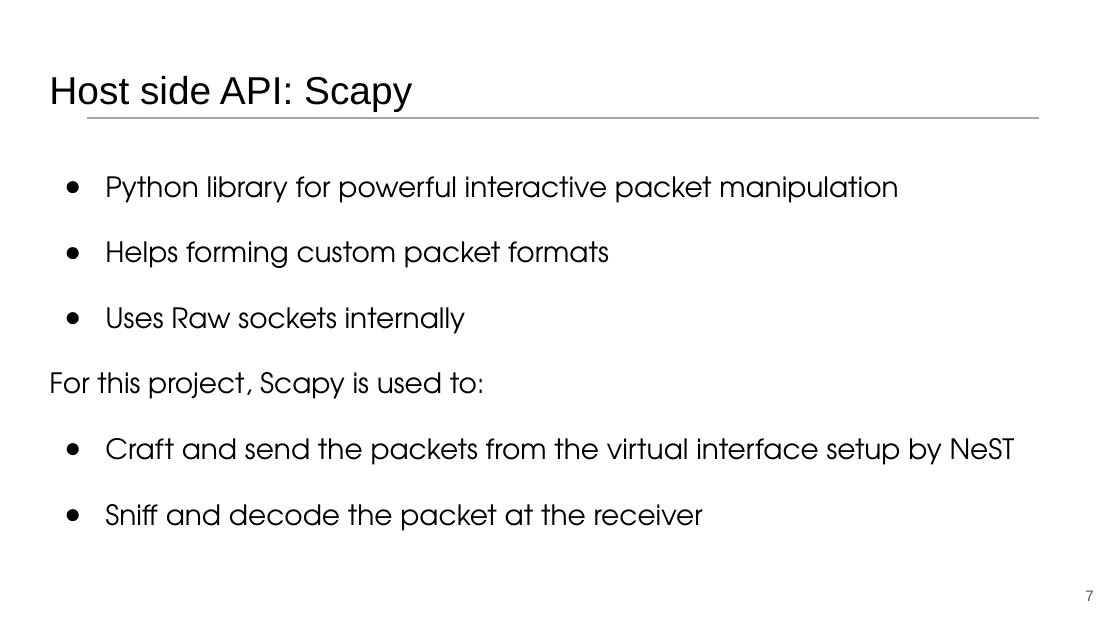
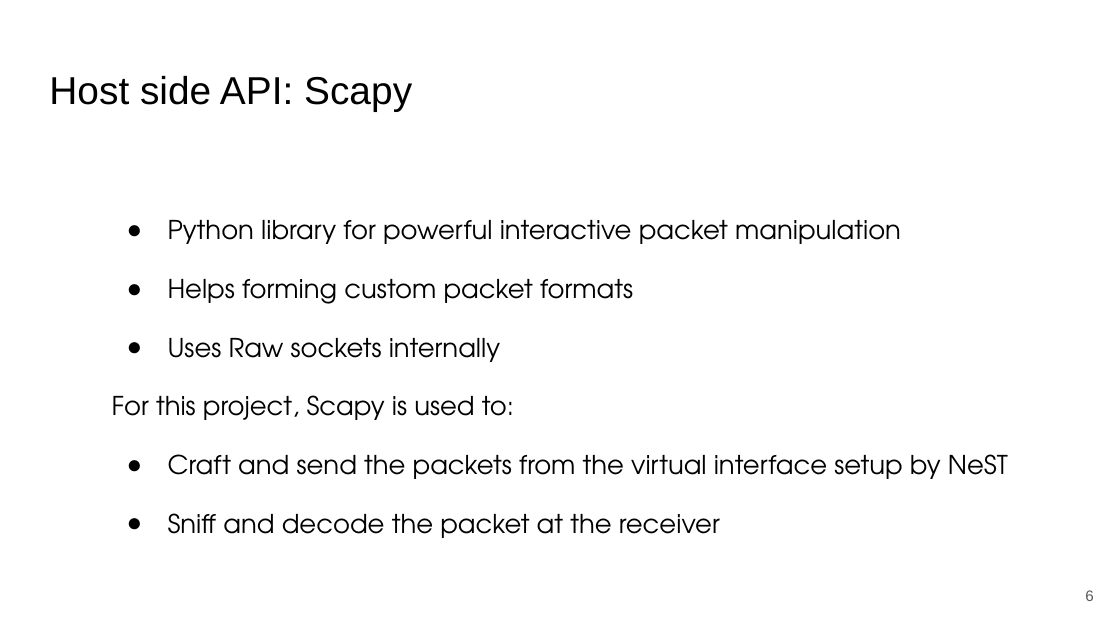
Before and after one commit to network2030/NewIP-Linux, a slide deck: slide 6 of docs/New IP Tutorial --Part-3.pptx (slide 7 before the commit). Drawn at 1120x630 pixels with LibreOffice and Linux fonts; fonts in the diff are those of the drawing. Boxes give left, top, right and bottom in pixels: in the first picture for what was removed or moved away, otherwise in the second. Text is boxed around its words. In the diff, an @@ line names an element or a change of style, - is before the commit and + after.

```diff
--- a/docs/New IP Tutorial --Part-3.pptx
+++ b/docs/New IP Tutorial --Part-3.pptx
@@ line removed from (87, 118) to (1040, 118) @@
@@ text "Python library for powerful interactive ...": place and size @@
-text "Python library for powerful interactive ..." at (49, 176, 1015, 531)
+text "Python library for powerful interactive ..." at (112, 220, 1008, 538)
@@ text "Python library for powerful interactive ..." at (112, 220, 1008, 538): size 24 to 22.2 pt; line spacing 1.5 to 1.4 @@
@@ page number at (1085, 590, 1093, 601): text changed @@
-7
+6
```
Also in this commit, not shown: 16 other slides changed, 1 slide added, 1 slide removed.
